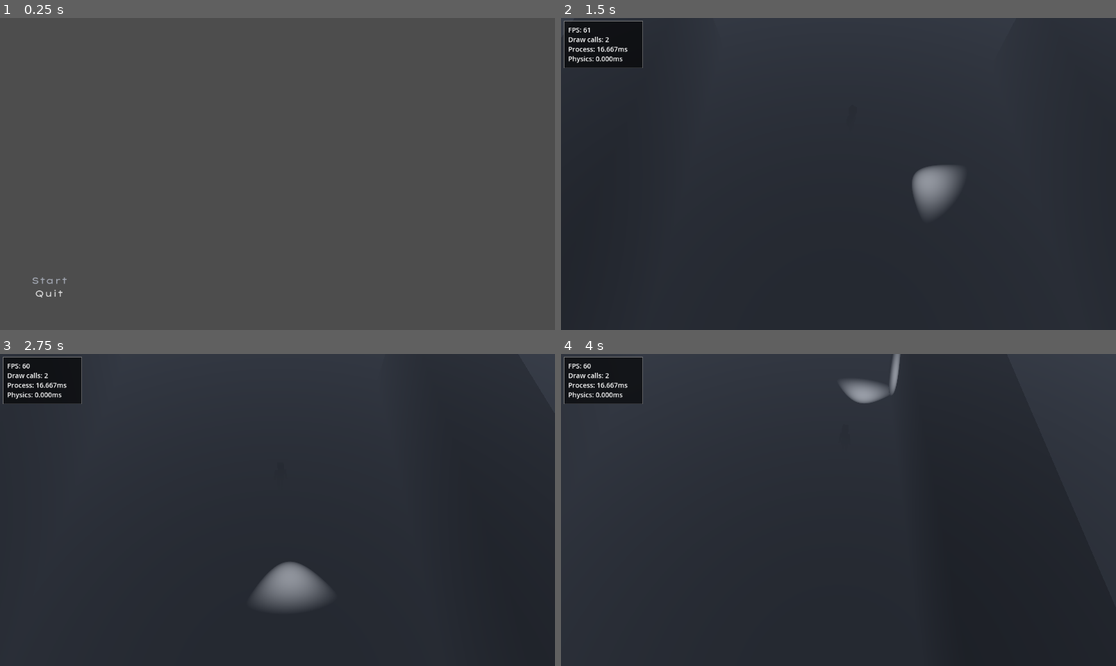
Above: before the commit, frames 1-4 (two rows, left to right).
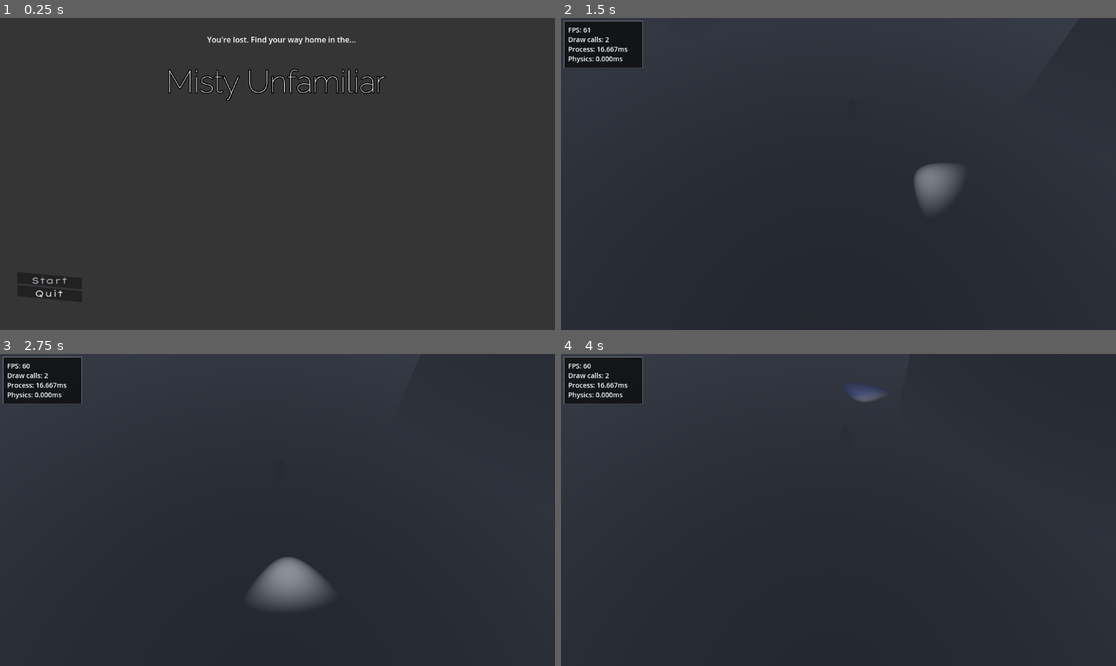
Above: after the commit, the same moments.

Repository: whattheheckman/cppHalloweenJam
Game: Godot game, scene res://ui/main_menu/main_menu.tscn
The game is run twice, just before and just after one commit, with the same random seed, the same clock (stepped at 60 frames per second) and the same inputs. This scene is started directly instead of the project's main scene. A sky picture missing from this copy of the repository is replaced by a grey-blue gradient.
Inputs:
- Up to frame 1 (0.25 s): no input
- Up to frame 2 (1.5 s): click "Start" at 0.5 s; hold D (right) from 1.28 s (still down)
- Up to frame 3 (2.75 s): release D (right) at 2.03 s; hold S (back) from 2.03 s (still down)
- Up to frame 4 (4 s): release S (back) at 2.78 s; hold D (right) 2.78-3.53 s; hold W (forward) from 3.53 s (still down)

The runs differ from the first frame. In frame 1, 2.2% of the frame differs, in the area x 3-70%, y 6-92%; in frame 2, 0.4%; in frame 3, 0.3%; in frame 4, 0.6%.

Commit message:
add win/lose screens + update menu ui

Diff:
--- /dev/null
+++ b/default_bus_layout.tres
@@ -0,0 +1,27 @@
+[gd_resource type="AudioBusLayout" load_steps=2 format=3 uid="uid://bdu811tq48efl"]
+
+[sub_resource type="AudioEffectLimiter" id="AudioEffectLimiter_qrphw"]
+resource_name = "Limiter"
+
+[resource]
+bus/0/volume_db = -1.51925
+bus/0/effect/0/effect = SubResource("AudioEffectLimiter_qrphw")
+bus/0/effect/0/enabled = true
+bus/1/name = &"Music"
+bus/1/solo = false
+bus/1/mute = false
+bus/1/bypass_fx = false
+bus/1/volume_db = 0.0
+bus/1/send = &"Master"
+bus/2/name = &"Rain"
+bus/2/solo = false
+bus/2/mute = false
+bus/2/bypass_fx = false
+bus/2/volume_db = 0.0
+bus/2/send = &"Master"
+bus/3/name = &"Sound Effects"
+bus/3/solo = false
+bus/3/mute = false
+bus/3/bypass_fx = false
+bus/3/volume_db = 0.0
+bus/3/send = &"Master"
--- a/entities/player/player.tscn
+++ b/entities/player/player.tscn
@@ -36,3 +36,9 @@
 shadow_enabled = true
 spot_range = 5.22899
 spot_angle = 32.5188
+
+[node name="Timer" type="Timer" parent="."]
+process_callback = 0
+wait_time = 60000.0
+one_shot = true
+autostart = true
--- a/entities/player/scripts/player_base.gd
+++ b/entities/player/scripts/player_base.gd
@@ -6,6 +6,7 @@
 
 @onready var _model_pivot: Node3D = $ModelPivot
 
+var battery_left
 
 const PI_HALF := PI/2
 
@@ -15,6 +16,8 @@
 
 func _physics_process(delta: float) -> void:
 	character_movement(delta)
+	battery_left = ((($Timer.time_left/6000) / 10) * .2)
+	print_debug(battery_left)
 
 
 func character_movement(delta: float) -> void:
--- a/levels/suites level.tscn
+++ b/levels/suites_level.tscn
@@ -57,8 +57,5 @@
 [node name="Player" parent="." instance=ExtResource("5_8kwo0")]
 transform = Transform3D(1, 0, 0, 0, 1, 0, 0, 0, 1, -0.141961, 7.39955, 0)
 
-[node name="CollisionShape3D" parent="Player" index="0"]
-transform = Transform3D(1, 0, 0, 0, 1, 0, 0, 0, 1, 0, 0.85, 0)
-
 [editable path="Camera"]
 [editable path="Player"]
--- a/project.godot
+++ b/project.godot
@@ -11,7 +11,7 @@
 [application]
 
 config/name="Cpp Halloween Jam"
-run/main_scene="res://test.tscn"
+run/main_scene="res://levels/suites_level.tscn"
 config/features=PackedStringArray("4.0")
 config/icon="res://icon.svg"
 
@@ -70,6 +70,11 @@
 "events": [Object(InputEventJoypadMotion,"resource_local_to_scene":false,"resource_name":"","device":0,"axis":3,"axis_value":-1.0,"script":null)
 ]
 }
+pause={
+"deadzone": 0.5,
+"events": [Object(InputEventKey,"resource_local_to_scene":false,"resource_name":"","device":0,"window_id":0,"alt_pressed":false,"shift_pressed":false,"ctrl_pressed":false,"meta_pressed":false,"pressed":false,"keycode":0,"physical_keycode":4194305,"unicode":0,"echo":false,"script":null)
+]
+}
 
 [rendering]
 
--- a/ui/main_menu/main_menu.gd
+++ b/ui/main_menu/main_menu.gd
@@ -3,10 +3,14 @@
 
 # Called when the node enters the scene tree for the first time.
 func _ready():
+
+	get_tree().paused = true
 	$VBoxContainer/StartButton.grab_focus()
 
 func _on_start_button_pressed():
-	get_tree().change_scene_to_file("res://test.tscn")
+	get_tree().paused = false
+	get_tree().change_scene_to_file("res://levels/suites_level.tscn")
+
 
 
 func _on_options_button_pressed():
--- a/ui/main_menu/main_menu.tscn
+++ b/ui/main_menu/main_menu.tscn
@@ -4,6 +4,7 @@
 [ext_resource type="Theme" uid="uid://bclkewcho4rmn" path="res://ui/main_menu/main_menu_theme.tres" id="2_7alhe"]
 
 [node name="MainMenu" type="Control"]
+process_mode = 3
 layout_mode = 3
 anchors_preset = 15
 anchor_right = 1.0
@@ -12,7 +13,18 @@
 grow_vertical = 2
 script = ExtResource("1_6r22j")
 
+[node name="ColorRect" type="ColorRect" parent="."]
+layout_mode = 1
+anchors_preset = 15
+anchor_right = 1.0
+anchor_bottom = 1.0
+grow_horizontal = 2
+grow_vertical = 2
+color = Color(0.188235, 0.188235, 0.188235, 0.839216)
+
 [node name="VBoxContainer" type="VBoxContainer" parent="."]
+process_mode = 3
+layout_mode = 1
 anchors_preset = 2
 anchor_top = 1.0
 anchor_bottom = 1.0
@@ -23,6 +35,7 @@
 grow_vertical = 0
 
 [node name="StartButton" type="Button" parent="VBoxContainer"]
+layout_mode = 2
 offset_right = 134.0
 offset_bottom = 23.0
 focus_neighbor_top = NodePath("../QuitButton")
@@ -31,12 +44,14 @@
 
 [node name="OptionsButton" type="Button" parent="VBoxContainer"]
 visible = false
+layout_mode = 2
 offset_top = 35.0
 offset_right = 134.0
 offset_bottom = 66.0
 text = "Options"
 
 [node name="QuitButton" type="Button" parent="VBoxContainer"]
+layout_mode = 2
 offset_top = 27.0
 offset_right = 134.0
 offset_bottom = 50.0
@@ -44,6 +59,30 @@
 theme = ExtResource("2_7alhe")
 text = "Quit"
 
+[node name="Instructions" type="RichTextLabel" parent="."]
+layout_mode = 0
+offset_left = 430.0
+offset_top = 33.0
+offset_right = 753.0
+offset_bottom = 67.0
+text = "You're lost. Find your way home in the..."
+
+[node name="Title" type="RichTextLabel" parent="."]
+layout_mode = 1
+anchors_preset = 8
+anchor_left = 0.5
+anchor_top = 0.5
+anchor_right = 0.5
+anchor_bottom = 0.5
+offset_left = -231.0
+offset_top = -230.0
+offset_right = 239.0
+offset_bottom = -150.0
+grow_horizontal = 2
+grow_vertical = 2
+theme = ExtResource("2_7alhe")
+text = "Misty Unfamiliar"
+
 [connection signal="pressed" from="VBoxContainer/StartButton" to="." method="_on_start_button_pressed"]
 [connection signal="pressed" from="VBoxContainer/OptionsButton" to="." method="_on_options_button_pressed"]
 [connection signal="pressed" from="VBoxContainer/QuitButton" to="." method="_on_quit_button_pressed"]
--- a/ui/main_menu/main_menu_theme.tres
+++ b/ui/main_menu/main_menu_theme.tres
@@ -1,12 +1,22 @@
-[gd_resource type="Theme" load_steps=6 format=3 uid="uid://bclkewcho4rmn"]
+[gd_resource type="Theme" load_steps=7 format=3 uid="uid://bclkewcho4rmn"]
 
 [ext_resource type="FontFile" uid="uid://bkysxqd2ordtr" path="res://ui/common/LexendZetta-VariableFont_wght.ttf" id="1_nswr8"]
+[ext_resource type="FontFile" uid="uid://oo3fvgjcqfwl" path="res://ui/common/Raleway-VariableFont_wght.ttf" id="2_6nw13"]
 
-[sub_resource type="StyleBoxEmpty" id="StyleBoxEmpty_nog4t"]
+[sub_resource type="StyleBoxFlat" id="StyleBoxFlat_47ebt"]
+bg_color = Color(0.129412, 0.129412, 0.129412, 1)
+skew = Vector2(0, -0.095)
+corner_radius_top_left = 1
 
-[sub_resource type="StyleBoxEmpty" id="StyleBoxEmpty_tgdpb"]
+[sub_resource type="StyleBoxFlat" id="StyleBoxFlat_y73c5"]
+bg_color = Color(0.129412, 0.129412, 0.129412, 1)
+skew = Vector2(0, -0.095)
+corner_radius_top_left = 1
 
-[sub_resource type="StyleBoxEmpty" id="StyleBoxEmpty_43itl"]
+[sub_resource type="StyleBoxFlat" id="StyleBoxFlat_8brjd"]
+bg_color = Color(0.129412, 0.129412, 0.129412, 1)
+skew = Vector2(0, -0.095)
+corner_radius_top_left = 1
 
 [sub_resource type="StyleBoxEmpty" id="StyleBoxEmpty_kmron"]
 
@@ -15,7 +25,11 @@
 Button/colors/font_hover_color = Color(0.639216, 0.658824, 0.701961, 1)
 Button/font_sizes/font_size = 18
 Button/fonts/font = ExtResource("1_nswr8")
-Button/styles/focus = SubResource("StyleBoxEmpty_nog4t")
-Button/styles/hover = SubResource("StyleBoxEmpty_tgdpb")
-Button/styles/normal = SubResource("StyleBoxEmpty_43itl")
+Button/styles/focus = SubResource("StyleBoxFlat_47ebt")
+Button/styles/hover = SubResource("StyleBoxFlat_y73c5")
+Button/styles/normal = SubResource("StyleBoxFlat_8brjd")
 Button/styles/pressed = SubResource("StyleBoxEmpty_kmron")
+RichTextLabel/colors/font_shadow_color = Color(0.203922, 0.203922, 0.203922, 0.87451)
+RichTextLabel/constants/outline_size = 8
+RichTextLabel/font_sizes/normal_font_size = 64
+RichTextLabel/fonts/normal_font = ExtResource("2_6nw13")
--- /dev/null
+++ b/ui/winlose/lose.tscn
@@ -0,0 +1,63 @@
+[gd_scene load_steps=2 format=3 uid="uid://5b082piuxqtx"]
+
+[ext_resource type="Theme" uid="uid://bclkewcho4rmn" path="res://ui/main_menu/main_menu_theme.tres" id="1_tekbr"]
+
+[node name="Control" type="Control"]
+layout_mode = 3
+anchors_preset = 15
+anchor_right = 1.0
+anchor_bottom = 1.0
+grow_horizontal = 2
+grow_vertical = 2
+
+[node name="Panel" type="Panel" parent="."]
+anchors_preset = 15
+anchor_right = 1.0
+anchor_bottom = 1.0
+grow_horizontal = 2
+grow_vertical = 2
+
+[node name="RichTextLabel" type="RichTextLabel" parent="Panel"]
+anchors_preset = 8
+anchor_left = 0.5
+anchor_top = 0.5
+anchor_right = 0.5
+anchor_bottom = 0.5
+offset_left = -144.0
+offset_top = -98.0
+offset_right = 141.0
+offset_bottom = 46.0
+grow_horizontal = 2
+grow_vertical = 2
+theme = ExtResource("1_tekbr")
+bbcode_enabled = true
+text = "Your phone died.
+
+You are [u]lost.[/u]"
+
+[node name="VBoxContainer" type="VBoxContainer" parent="."]
+anchors_preset = 7
+anchor_left = 0.5
+anchor_top = 1.0
+anchor_right = 0.5
+anchor_bottom = 1.0
+offset_left = -67.0
+offset_top = -211.0
+offset_right = 67.0
+grow_horizontal = 2
+grow_vertical = 0
+
+[node name="StartButton" type="Button" parent="VBoxContainer"]
+offset_right = 134.0
+offset_bottom = 23.0
+focus_neighbor_top = NodePath("../QuitButton")
+theme = ExtResource("1_tekbr")
+text = "Start"
+
+[node name="QuitButton" type="Button" parent="VBoxContainer"]
+offset_top = 27.0
+offset_right = 134.0
+offset_bottom = 50.0
+focus_neighbor_bottom = NodePath("../StartButton")
+theme = ExtResource("1_tekbr")
+text = "Quit"
--- /dev/null
+++ b/ui/winlose/win.gd
@@ -0,0 +1,18 @@
+extends Control
+
+# var info := "You found your way way with %.f /% of your battery remaining."
+
+@onready var output: Label = $Label
+
+func _process(_delta: float) -> void:
+	pass
+	# output.text = info % [$]
+
+
+
+func _on_start_button_pressed():
+	get_tree().change_scene_to_file("res://levels/suites_level.tscn")
+
+
+func _on_quit_button_pressed():
+	get_tree().quit()
--- /dev/null
+++ b/ui/winlose/win.tscn
@@ -0,0 +1,69 @@
+[gd_scene load_steps=3 format=3 uid="uid://dqyngqocq7u6h"]
+
+[ext_resource type="Script" path="res://ui/winlose/win.gd" id="1_j6rba"]
+[ext_resource type="Theme" uid="uid://bclkewcho4rmn" path="res://ui/main_menu/main_menu_theme.tres" id="1_moyd7"]
+
+[node name="Control" type="Control"]
+layout_mode = 3
+anchors_preset = 15
+anchor_right = 1.0
+anchor_bottom = 1.0
+script = ExtResource("1_j6rba")
+
+[node name="Panel" type="Panel" parent="."]
+anchors_preset = 15
+anchor_right = 1.0
+anchor_bottom = 1.0
+grow_horizontal = 2
+grow_vertical = 2
+
+[node name="Label" type="Label" parent="Panel"]
+offset_left = 463.0
+offset_top = 208.0
+offset_right = 679.0
+offset_bottom = 362.0
+
+[node name="RichTextLabel" type="RichTextLabel" parent="Panel"]
+anchors_preset = 8
+anchor_left = 0.5
+anchor_top = 0.5
+anchor_right = 0.5
+anchor_bottom = 0.5
+offset_left = -225.0
+offset_top = -30.0
+offset_right = 229.0
+offset_bottom = 22.0
+grow_horizontal = 2
+grow_vertical = 2
+theme = ExtResource("1_moyd7")
+text = "You found your way home."
+
+[node name="VBoxContainer" type="VBoxContainer" parent="."]
+anchors_preset = 7
+anchor_left = 0.5
+anchor_top = 1.0
+anchor_right = 0.5
+anchor_bottom = 1.0
+offset_left = -67.0
+offset_top = -211.0
+offset_right = 67.0
+grow_horizontal = 2
+grow_vertical = 0
+
+[node name="StartButton" type="Button" parent="VBoxContainer"]
+offset_right = 134.0
+offset_bottom = 23.0
+focus_neighbor_top = NodePath("../QuitButton")
+theme = ExtResource("1_moyd7")
+text = "Start"
+
+[node name="QuitButton" type="Button" parent="VBoxContainer"]
+offset_top = 27.0
+offset_right = 134.0
+offset_bottom = 50.0
+focus_neighbor_bottom = NodePath("../StartButton")
+theme = ExtResource("1_moyd7")
+text = "Quit"
+
+[connection signal="pressed" from="VBoxContainer/StartButton" to="." method="_on_start_button_pressed"]
+[connection signal="pressed" from="VBoxContainer/QuitButton" to="." method="_on_quit_button_pressed"]
